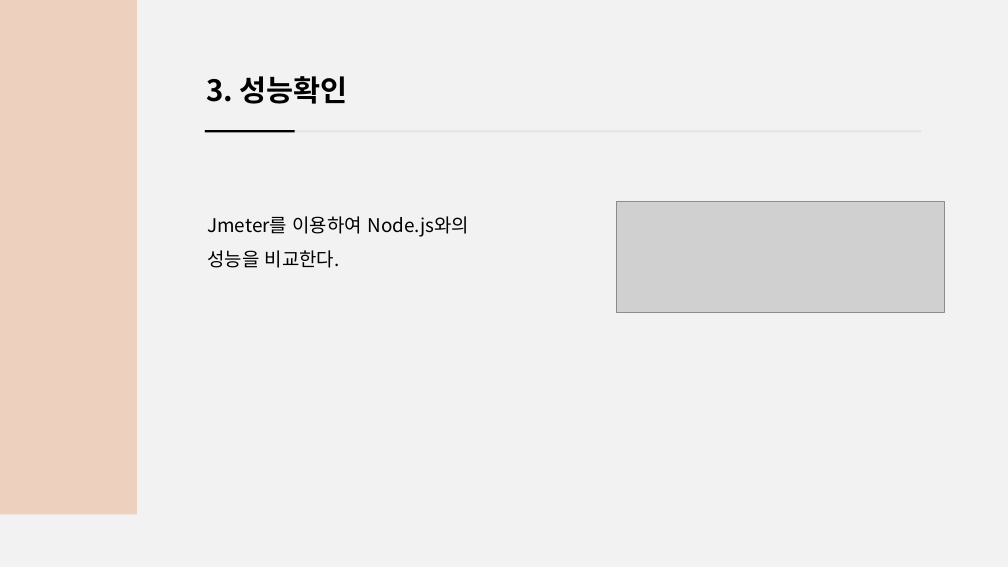
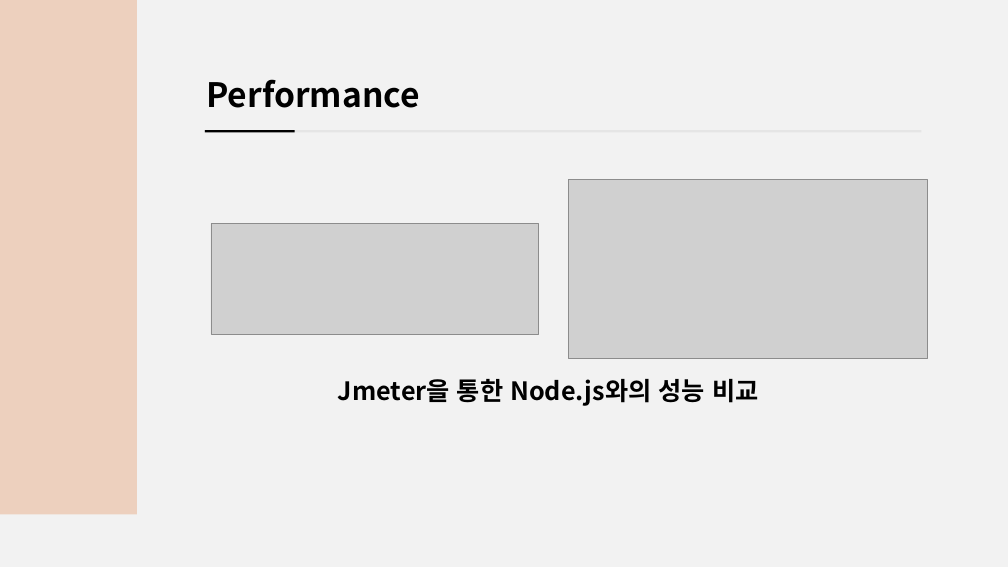
Before and after one commit to tjdans1114/PITT, a slide deck: slide 7 of Documents/창의적통합설계0921발표.pptx (slide 5 before the commit). Drawn at 1008x567 pixels with LibreOffice and Linux fonts; fonts in the diff are those of the drawing; grey boxes stand for pictures. Boxes give left, top, right and bottom in pixels: in the first picture for what was removed or moved away, otherwise in the second. Text is boxed around its words. In the diff, an @@ line names an element or a change of style, - is before the commit and + after.

```diff
--- a/Documents/창의적통합설계0921발표.pptx
+++ b/Documents/창의적통합설계0921발표.pptx
@@ text at (206, 79, 420, 108): text changed; size 28 to 32 pt @@
-3. 성능확인
+Performance
@@ picture added at (569, 180, 927, 359) @@
@@ picture: place and size @@
-picture at (617, 201, 944, 312)
+picture at (211, 223, 538, 334)
@@ text at (338, 379, 758, 406): text changed; size 18 to 24 pt; bold on @@
-Jmeter를 이용하여 Node.js와의
-성능을 비교한다.
+Jmeter을 통한 Node.js와의 성능 비교
```
Also in this commit, not shown: 10 other slides changed, 3 slides added, 6 other files.
